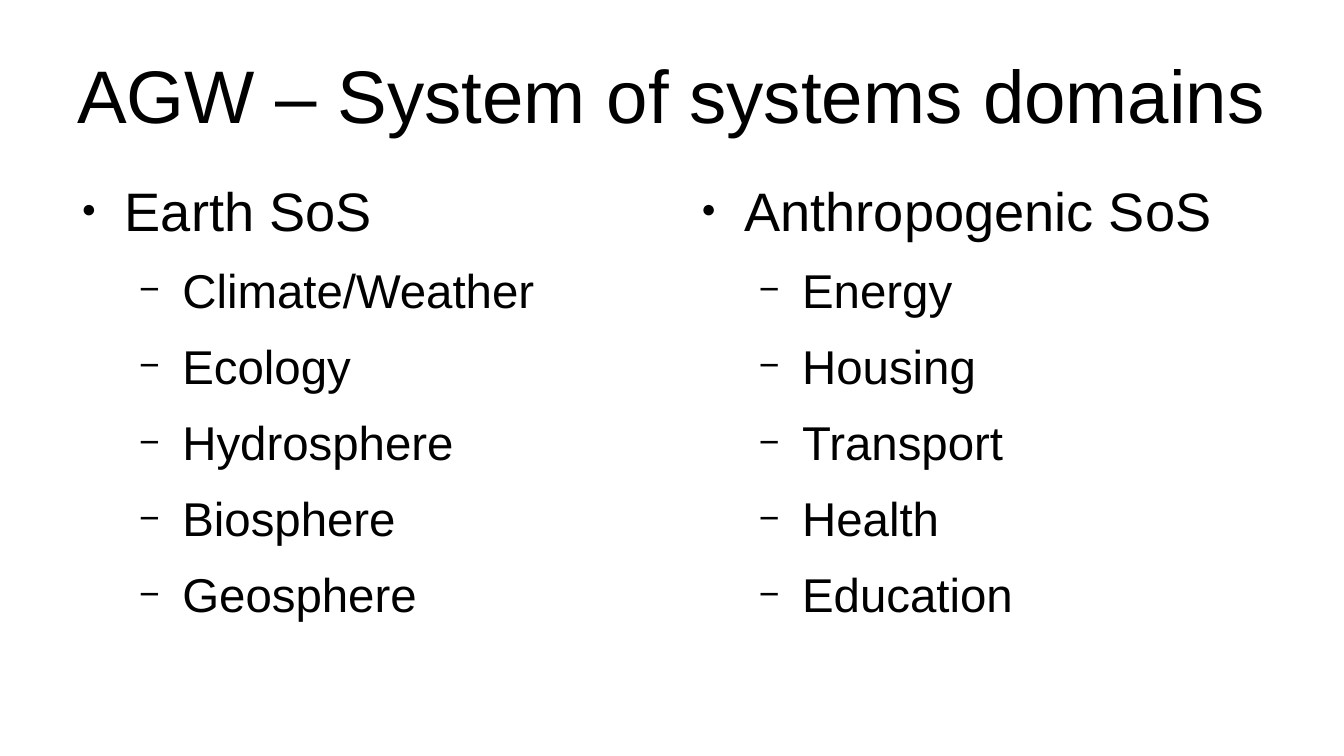
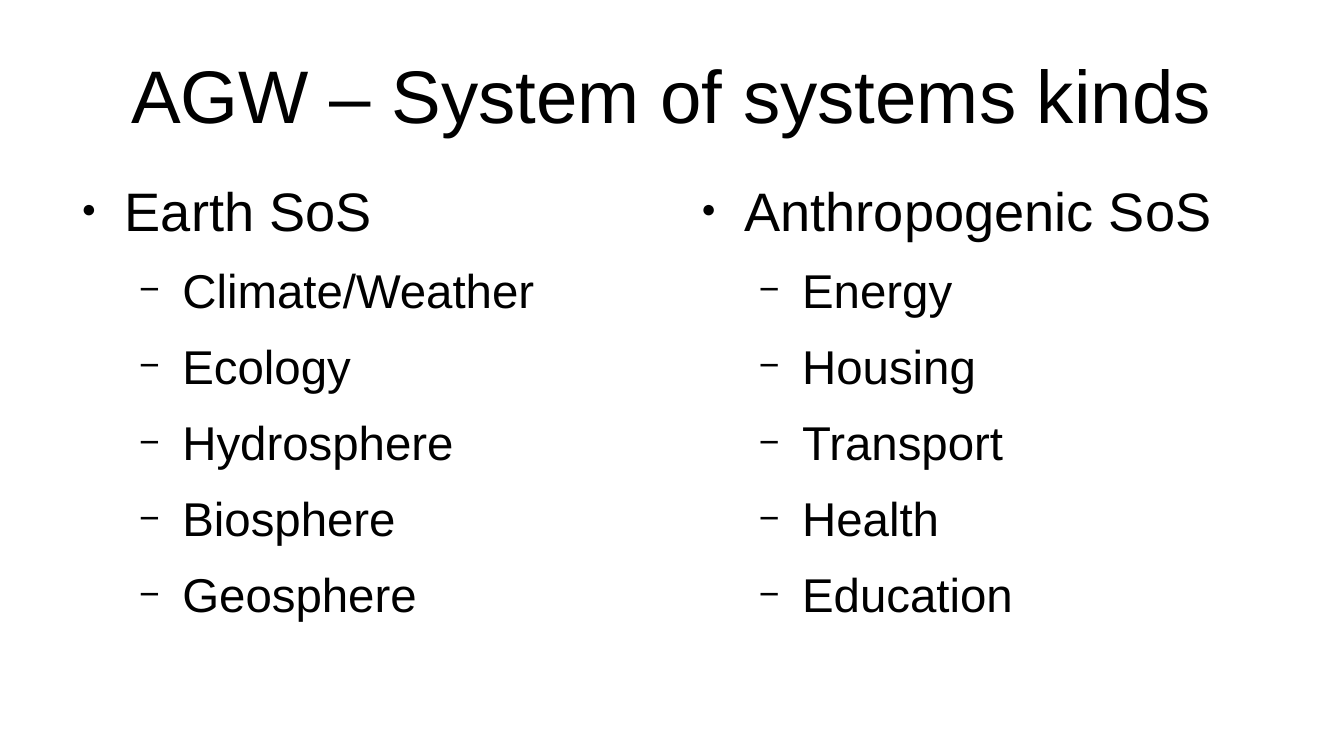
Before and after one commit to YorkEarwaker/Climate-Model, a slide deck: slide 10 of ppm/anthropogenic-global-warming-context.odp. Drawn at 1344x756 pixels with LibreOffice and Linux fonts; fonts in the diff are those of the drawing. Boxes give left, top, right and bottom in pixels: in the first picture for what was removed or moved away, otherwise in the second. Text is boxed around its words. In the diff, an @@ line names an element or a change of style, - is before the commit and + after.

Commit message:
update

```diff
--- a/ppm/anthropogenic-global-warming-context.odp
+++ b/ppm/anthropogenic-global-warming-context.odp
@@ title at (131, 69, 1211, 137): text changed @@
-AGW – System of systems domains
+AGW – System of systems kinds
```
